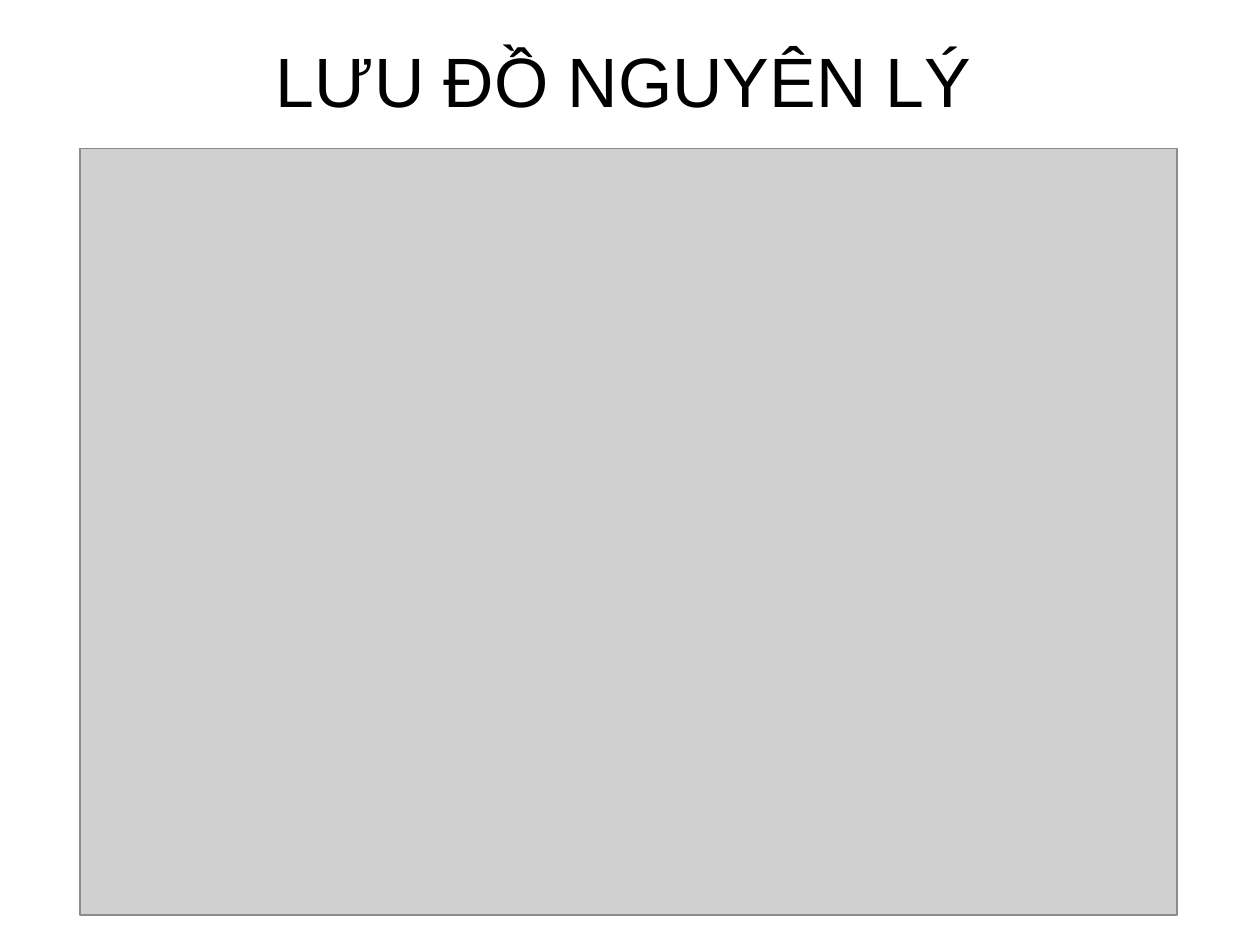
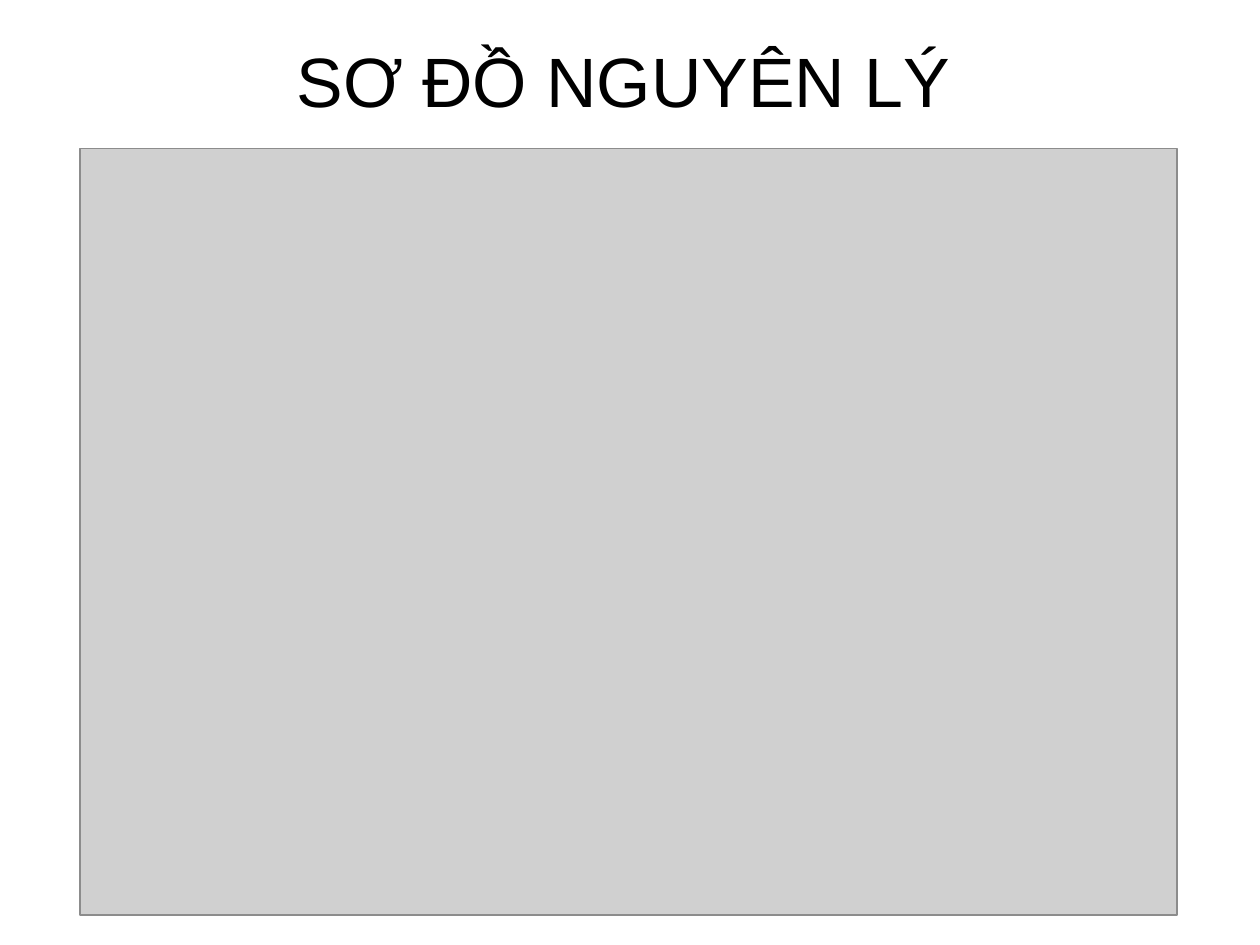
Before and after one commit to thiminhnhut/powerACS712, a slide deck: slide 6 of contents/baocaodoan.pptx. Drawn at 1260x945 pixels with LibreOffice and Linux fonts; fonts in the diff are those of the drawing; grey boxes stand for pictures. Boxes give left, top, right and bottom in pixels: in the first picture for what was removed or moved away, otherwise in the second. Text is boxed around its words. In the diff, an @@ line names an element or a change of style, - is before the commit and + after.

Commit message:
Update powerpoint

```diff
--- a/contents/baocaodoan.pptx
+++ b/contents/baocaodoan.pptx
@@ text at [297, 52, 950, 108]: text changed @@
-LƯU ĐỒ NGUYÊN LÝ
+SƠ ĐỒ NGUYÊN LÝ
```
Also in this commit, not shown: 1 other slide changed.
